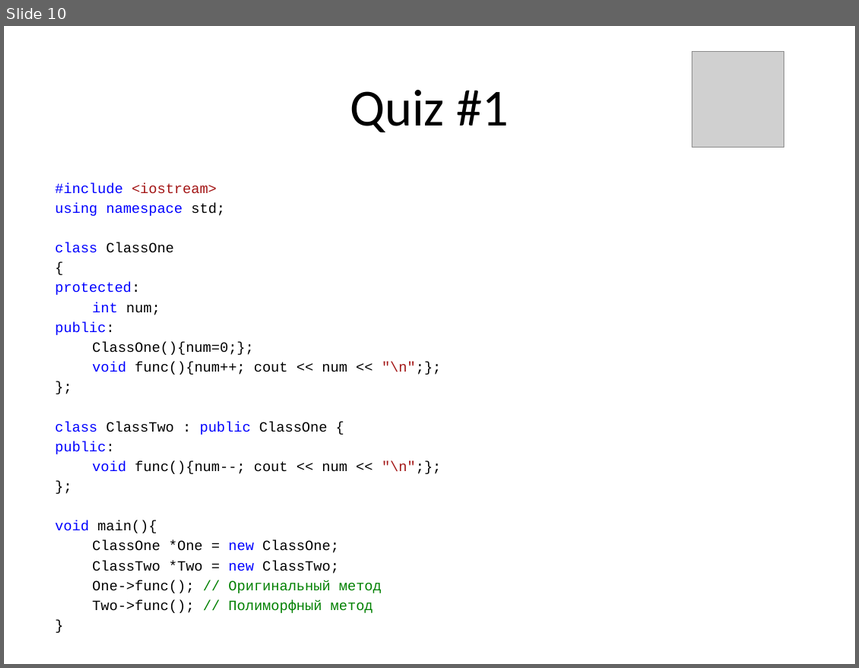
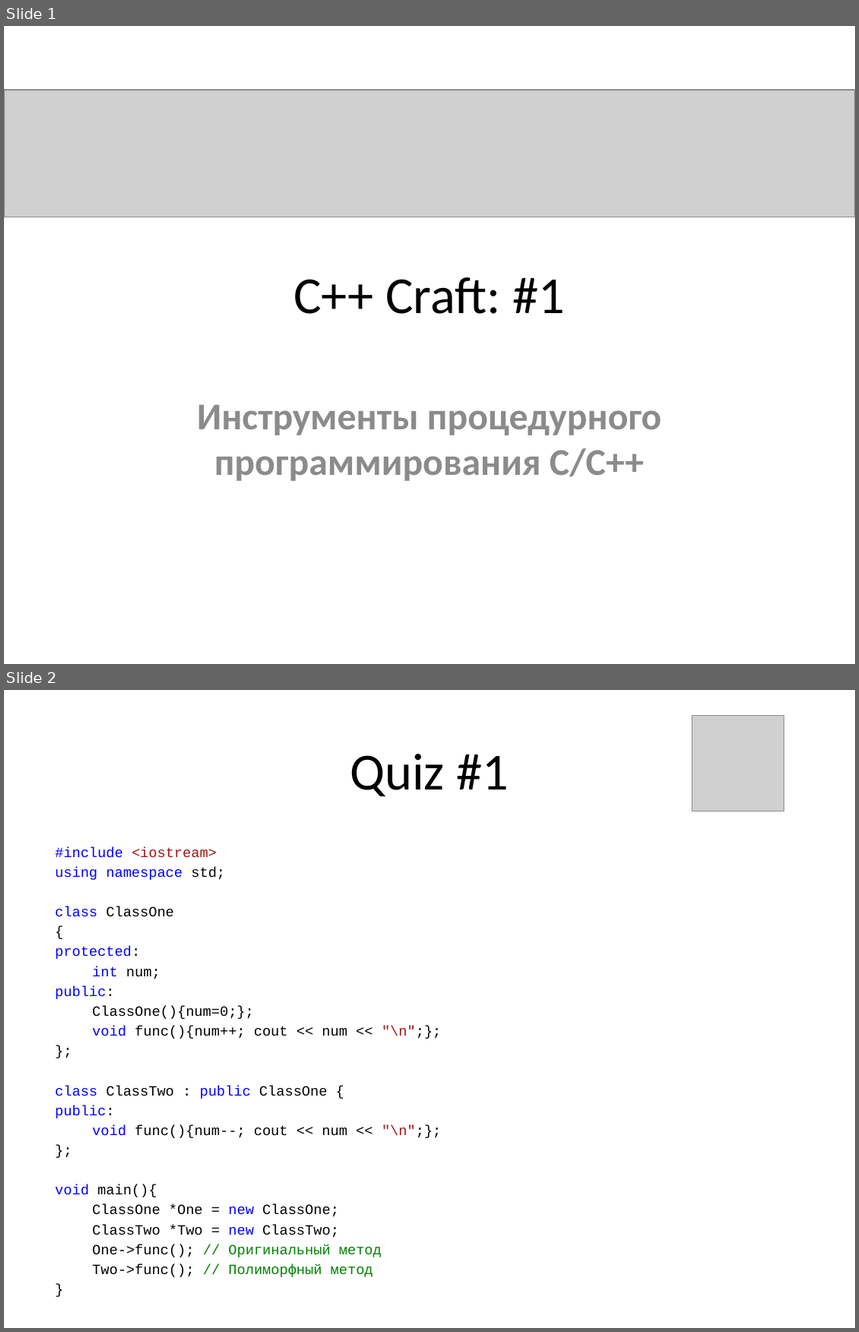
Before and after one commit to marozau/cpp_craft_0314, a slide deck: lections/1/cpp_craft_lec_1.pptx. Shown one above the other, each under a label of ours: slide 10 before the commit, slides 1 and 2 after it. The pictures are 859x668 and 859x1332 pixels, drawn with LibreOffice and Linux fonts; fonts in the diff are those of the drawing; grey boxes stand for pictures. Boxes give left, top, right and bottom in pixels: in the first picture for what was removed or moved away, otherwise in the second. Text is boxed around its words. In the diff, an @@ line names an element or a change of style, - is before the commit and + after.

```diff
--- a/lections/1/cpp_craft_lec_1.pptx
+++ b/lections/1/cpp_craft_lec_1.pptx
@@ slide 1 added at bbox=[4, 26, 855, 664], background #FFFFFF @@
@@ picture added at bbox=[4, 90, 855, 218] @@
@@ title added at bbox=[294, 278, 565, 314], 44 pt, text #000000 @@
+С++ Craft: #1
@@ subtitle added at bbox=[197, 405, 662, 481], 32 pt, text #8C8C8C, bold @@
+Инструменты процедурного программирования С/С++
@@ what was slide 10 is now slide 2 @@
```
Also in this commit, not shown: 9 slides removed, 1 other file.
